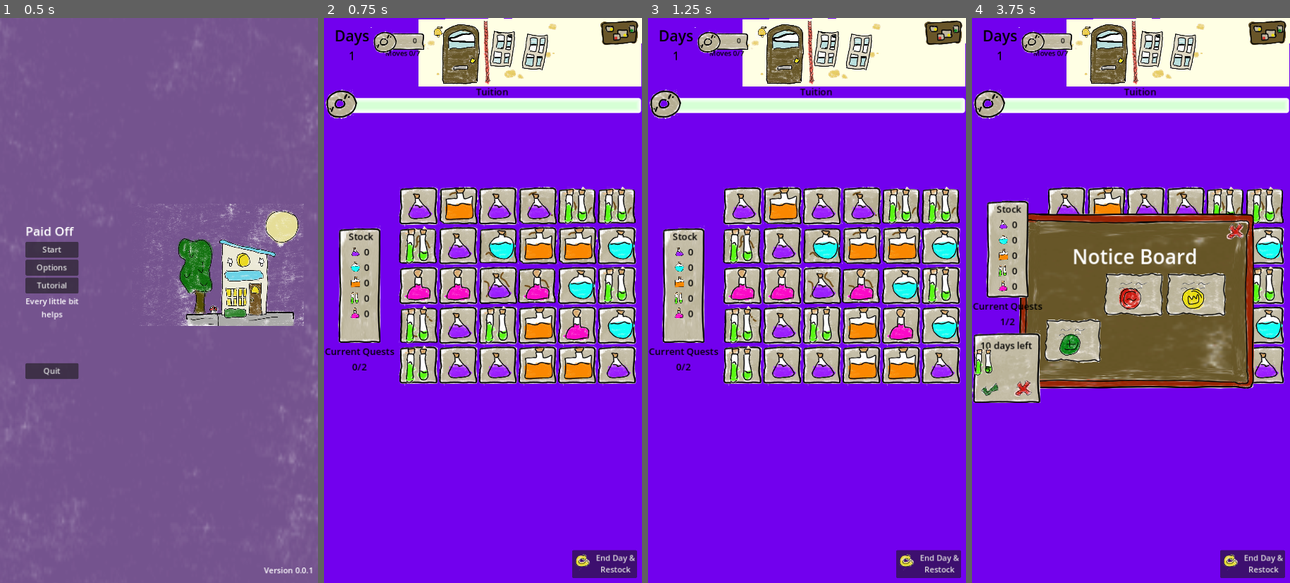
Above: before the commit, frames 1-4 (left to right).
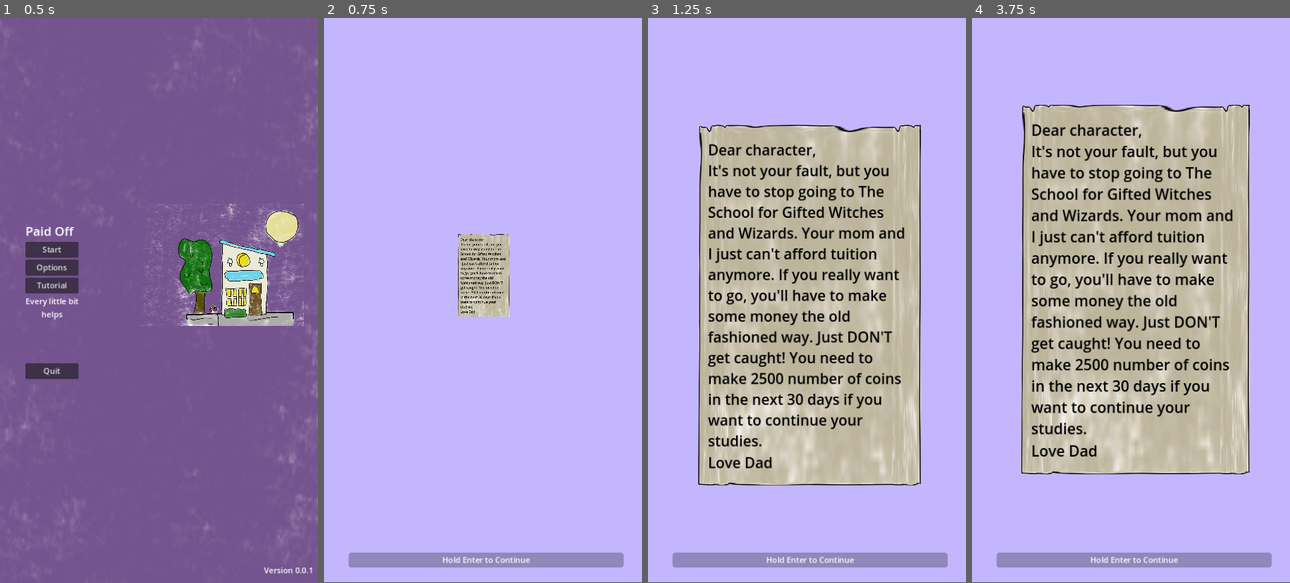
Above: after the commit, the same moments.

Repository: cncarey/PirateSoftwareJam15
Game: Godot game, scene res://Menus/main_menu.tscn
The game is run twice, just before and just after one commit, with the same random seed, the same clock (stepped at 60 frames per second) and the same inputs. The engine's default icon, where the game draws it, is replaced by a stand-in: a white triangle on a blue panel in a dark square.
Inputs (mouse positions are in pixels of both pictures, inside the frame that each line leads up to):
- Up to frame 1 (0.5 s): no input
- Up to frame 2 (0.75 s): click "Start" at 0.5 s
- Up to frame 3 (1.25 s): no input
- Up to frame 4 (3.75 s): click (1267, 34) at 1.27 s; click (1073, 294) at 2.02 s; click (1143, 210) at 2.75 s, where only the run before the commit has a clickable "Remove"; click (1108, 390) at 3.5 s, where only the run before the commit has a clickable "Yes"

Frame 1 is identical in both runs. In frame 2, 99% of the frame differs, in the area x 0-100%, y 0-100%; in frame 3, 95%; in frame 4, 97%.

Commit message:
#11 create the opening scene and re-route the flow of the start
#11 create the opening scene and re-route the flow of the start

Diff:
--- a/Menus/main_menu.gd
+++ b/Menus/main_menu.gd
@@ -10,7 +10,7 @@
 func _on_start_pressed():
 	#Global.resetGame()
 	#TODO go to the opening cut scene
-	get_tree().change_scene_to_file("res://Scenes/MainShop.tscn")
+	get_tree().change_scene_to_file("res://Scenes/OpeningScene.tscn")
 	pass # Replace with function body.
 
 
--- a/Scenes/MainShop.tscn
+++ b/Scenes/MainShop.tscn
@@ -29,14 +29,14 @@
 offset_bottom = 1160.0
 grow_horizontal = 2
 grow_vertical = 2
-color = Color(0.449129, 0.00249202, 0.93435, 1)
+color = Color(0.766228, 0.71433, 1, 1)
 
 [node name="grid" type="Node2D" parent="."]
 script = ExtResource("1_8rfly")
 width = 6
-height = 5
+height = 7
 xStart = 190
-yStart = 700
+yStart = 760
 xOffset = 80
 yOffeset = 80
 
--- /dev/null
+++ b/Scenes/OpeningScene.gd
@@ -0,0 +1,32 @@
+extends Node2D
+
+@onready var animation_player = $AnimationPlayer
+@onready var skip_progress = %SkipProgress
+
+@onready var curPress : float = 0.0:
+	set (value):
+		curPress = value
+		if curPress > 1.5:
+			startGame()
+
+		skip_progress.value = value
+	get:
+		return curPress
+
+# Called when the node enters the scene tree for the first time.
+func _ready():
+	animation_player.play("OpenPage")
+	pass # Replace with function body.
+
+func _process(delta):
+	if Input.is_action_pressed("ui_accept"):
+		curPress += delta
+	pass
+
+func _unhandled_input(event):
+	if event.is_action_released("ui_accept"):
+		curPress = 0
+
+func startGame():
+	get_tree().change_scene_to_file("res://Scenes/MainShop.tscn")
+	pass
--- a/Scenes/OpeningScene.tscn
+++ b/Scenes/OpeningScene.tscn
@@ -1,3 +1,177 @@
-[gd_scene format=3 uid="uid://do448l1codh1g"]
+[gd_scene load_steps=7 format=3 uid="uid://do448l1codh1g"]
+
+[ext_resource type="Script" path="res://Scenes/OpeningScene.gd" id="1_6kyn7"]
+[ext_resource type="Texture2D" uid="uid://q7lgopk72l3c" path="res://Assets/alchemyArt.png" id="2_p4gm5"]
+
+[sub_resource type="AtlasTexture" id="AtlasTexture_dq6mq"]
+atlas = ExtResource("2_p4gm5")
+region = Rect2(164, 168, 71, 69)
+
+[sub_resource type="Animation" id="Animation_n3lmj"]
+resource_name = "OpenPage"
+tracks/0/type = "value"
+tracks/0/imported = false
+tracks/0/enabled = true
+tracks/0/path = NodePath("CanvasLayer/MarginContainer:scale")
+tracks/0/interp = 1
+tracks/0/loop_wrap = true
+tracks/0/keys = {
+"times": PackedFloat32Array(0, 0.8, 1),
+"transitions": PackedFloat32Array(1, 0.85, 1),
+"update": 0,
+"values": [Vector2(1e-05, 1e-05), Vector2(1.2, 1.2), Vector2(1, 1)]
+}
+tracks/1/type = "value"
+tracks/1/imported = false
+tracks/1/enabled = true
+tracks/1/path = NodePath("CanvasLayer/MarginContainer:position")
+tracks/1/interp = 1
+tracks/1/loop_wrap = true
+tracks/1/keys = {
+"times": PackedFloat32Array(0, 0.8, 1),
+"transitions": PackedFloat32Array(1, 1, 1),
+"update": 0,
+"values": [Vector2(320, 500), Vector2(49, 149), Vector2(98, 174)]
+}
+tracks/2/type = "value"
+tracks/2/imported = false
+tracks/2/enabled = true
+tracks/2/path = NodePath("CanvasLayer/MarginContainer:size")
+tracks/2/interp = 1
+tracks/2/loop_wrap = true
+tracks/2/keys = {
+"times": PackedFloat32Array(0),
+"transitions": PackedFloat32Array(1),
+"update": 0,
+"values": [Vector2(461, 745)]
+}
+
+[sub_resource type="Animation" id="Animation_kdg8x"]
+length = 0.001
+tracks/0/type = "value"
+tracks/0/imported = false
+tracks/0/enabled = true
+tracks/0/path = NodePath("CanvasLayer/MarginContainer:scale")
+tracks/0/interp = 1
+tracks/0/loop_wrap = true
+tracks/0/keys = {
+"times": PackedFloat32Array(0),
+"transitions": PackedFloat32Array(1),
+"update": 0,
+"values": [Vector2(1e-05, 1e-05)]
+}
+tracks/1/type = "value"
+tracks/1/imported = false
+tracks/1/enabled = true
+tracks/1/path = NodePath("CanvasLayer/MarginContainer:position")
+tracks/1/interp = 1
+tracks/1/loop_wrap = true
+tracks/1/keys = {
+"times": PackedFloat32Array(0),
+"transitions": PackedFloat32Array(1),
+"update": 0,
+"values": [Vector2(119, 435)]
+}
+tracks/2/type = "value"
+tracks/2/imported = false
+tracks/2/enabled = true
+tracks/2/path = NodePath("CanvasLayer/MarginContainer:size")
+tracks/2/interp = 1
+tracks/2/loop_wrap = true
+tracks/2/keys = {
+"times": PackedFloat32Array(0),
+"transitions": PackedFloat32Array(1),
+"update": 0,
+"values": [Vector2(434, 257)]
+}
+
+[sub_resource type="AnimationLibrary" id="AnimationLibrary_bgci4"]
+_data = {
+"OpenPage": SubResource("Animation_n3lmj"),
+"RESET": SubResource("Animation_kdg8x")
+}
 
 [node name="OpeningScene" type="Node2D"]
+script = ExtResource("1_6kyn7")
+
+[node name="CanvasLayer" type="CanvasLayer" parent="."]
+
+[node name="ColorRect" type="ColorRect" parent="CanvasLayer"]
+anchors_preset = 15
+anchor_right = 1.0
+anchor_bottom = 1.0
+offset_top = -1.0
+offset_bottom = -1.0
+grow_horizontal = 2
+grow_vertical = 2
+color = Color(0.764706, 0.713726, 1, 1)
+
+[node name="MarginContainer" type="MarginContainer" parent="CanvasLayer"]
+anchors_preset = 8
+anchor_left = 0.5
+anchor_top = 0.5
+anchor_right = 0.5
+anchor_bottom = 0.5
+offset_left = -201.0
+offset_top = -133.0
+offset_right = 233.0
+offset_bottom = 124.0
+grow_horizontal = 2
+grow_vertical = 2
+scale = Vector2(1e-05, 1e-05)
+
+[node name="NinePatchRect" type="NinePatchRect" parent="CanvasLayer/MarginContainer"]
+layout_mode = 2
+texture = SubResource("AtlasTexture_dq6mq")
+region_rect = Rect2(0, 0, 71, 69)
+patch_margin_left = 64
+patch_margin_top = 16
+patch_margin_right = 62
+patch_margin_bottom = 8
+
+[node name="MarginContainer" type="MarginContainer" parent="CanvasLayer/MarginContainer"]
+layout_mode = 2
+theme_override_constants/margin_left = 20
+theme_override_constants/margin_top = 30
+theme_override_constants/margin_right = 16
+theme_override_constants/margin_bottom = 22
+
+[node name="RichTextLabel" type="RichTextLabel" parent="CanvasLayer/MarginContainer/MarginContainer"]
+layout_mode = 2
+theme_override_colors/default_color = Color(0, 0, 0, 1)
+theme_override_font_sizes/normal_font_size = 30
+text = "Dear character,
+It's not your fault, but you have to stop going to The School for Gifted Witches and Wizards. Your mom and I just can't afford tuition anymore. If you really want to go, you'll have to make some money the old fashioned way. Just DON'T get caught! You need to make 2500 number of coins in the next 30 days if you want to continue your studies.
+Love Dad"
+
+[node name="SkipProgress" type="ProgressBar" parent="CanvasLayer"]
+unique_name_in_owner = true
+anchors_preset = 12
+anchor_top = 1.0
+anchor_right = 1.0
+anchor_bottom = 1.0
+offset_left = 48.0
+offset_top = -61.0
+offset_right = -37.0
+offset_bottom = -31.0
+grow_horizontal = 2
+grow_vertical = 0
+max_value = 1.5
+step = 0.001
+show_percentage = false
+
+[node name="Label" type="Label" parent="CanvasLayer/SkipProgress"]
+layout_mode = 1
+anchors_preset = 15
+anchor_right = 1.0
+anchor_bottom = 1.0
+grow_horizontal = 2
+grow_vertical = 2
+text = "Hold Enter to Continue"
+horizontal_alignment = 1
+vertical_alignment = 1
+
+[node name="AnimationPlayer" type="AnimationPlayer" parent="."]
+libraries = {
+"": SubResource("AnimationLibrary_bgci4")
+}
